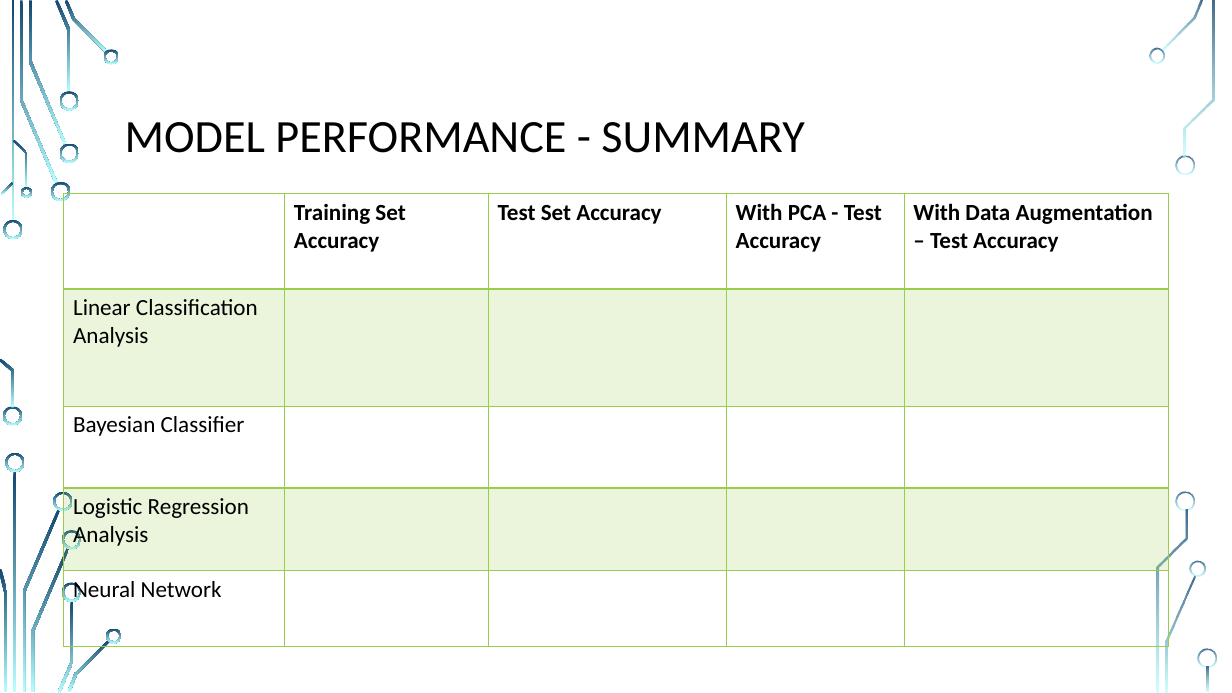
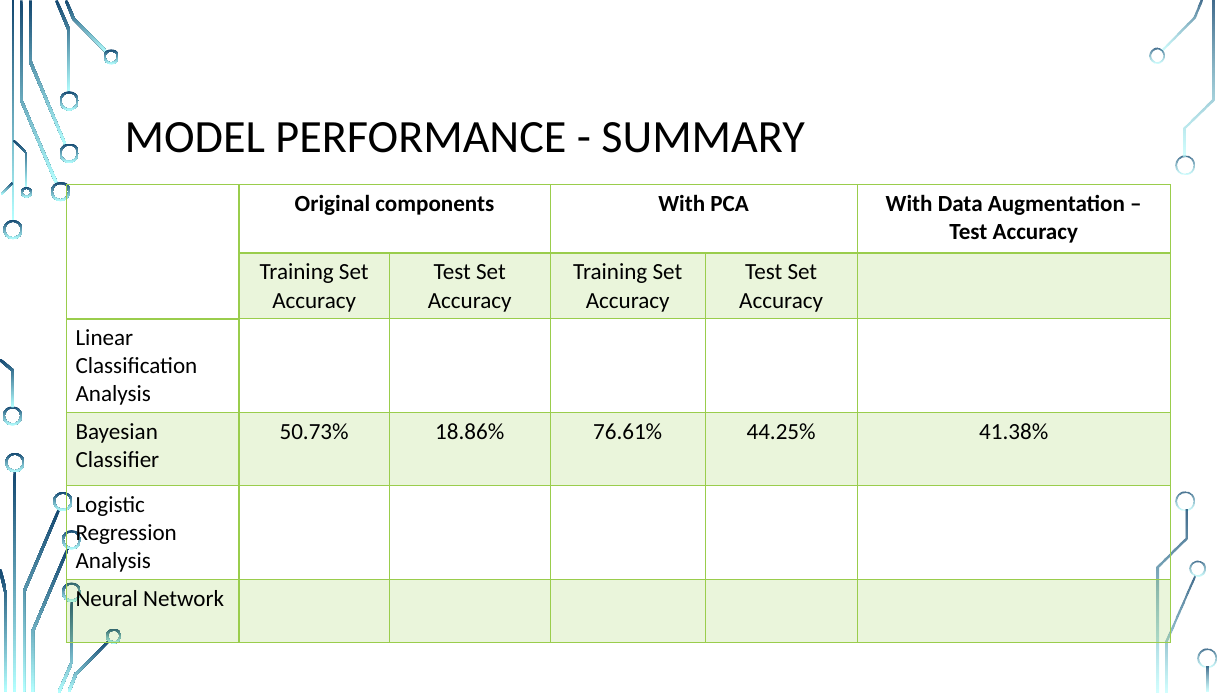
Before and after one commit to MR-KHILADI/Facial-Expression-Recognition, a slide deck: slide 9 of Final Project Draft.pptx. Drawn at 1232x693 pixels with LibreOffice and Linux fonts; fonts in the diff are those of the drawing; background and template pictures are left out. Boxes give left, top, right and bottom in pixels: in the first picture for what was removed or moved away, otherwise in the second. Text is boxed around its words. In the diff, an @@ line names an element or a change of style, - is before the commit and + after.

```diff
--- a/Final Project Draft.pptx
+++ b/Final Project Draft.pptx
@@ table at <box>67,185,1171,639</box> @@
- | Training Set Accuracy | Test Set Accuracy | With PCA - Test Accuracy | With Data Augmentation – Test Accuracy
-Linear Classification Analysis |  |  |  | 
-Bayesian Classifier |  |  |  | 
-Logistic Regression Analysis |  |  |  | 
-Neural Network |  |  |  | 
+ | Original components |  | With PCA |  | With Data Augmentation – Test Accuracy
+ | Training Set Accuracy | Test Set Accuracy | Training Set Accuracy | Test Set Accuracy | 
+Linear Classification Analysis |  |  |  |  | 
+Bayesian Classifier | 50.73% | 18.86% | 76.61% | 44.25% | 41.38%
+Logistic Regression Analysis |  |  |  |  | 
+Neural Network |  |  |  |  | 
@@ table: place and size @@
-table at <box>64,194,1168,647</box>
+table at <box>67,185,1171,639</box>
```
Also in this commit, not shown: 3 other slides changed.
